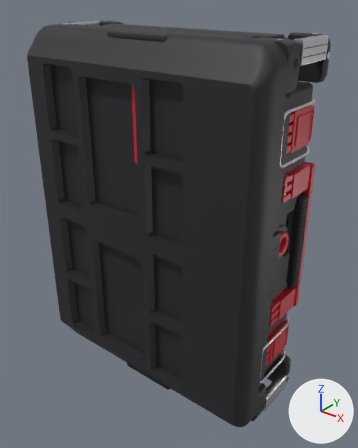
The glTF model kufry_milwaukee_opravy/modely/4932464080.glb: old version first, new version second.
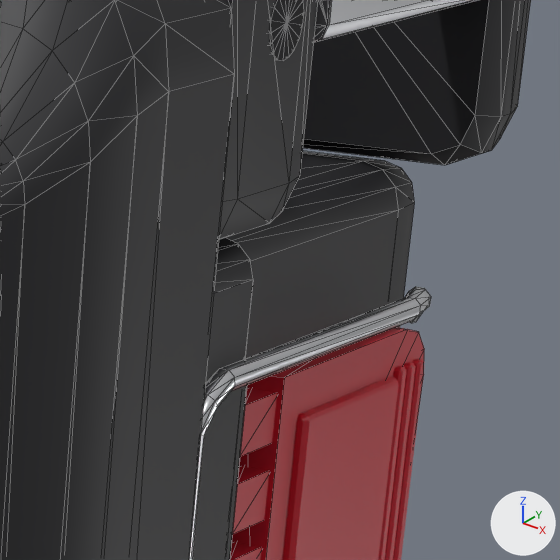
The first picture shows the older version from a 50 mm camera at (461.0, -543.0, 336.0) aimed at (19.0, 11.0, -7.0). The close-ups show the older and then the newer version on the part from 72% to 93% of the width and 13% to 30% of the height of that picture. Only the edits that show in the close-ups are written down. The lights are fixed; the arrows at lower right show +X, +Y and +Z. The close-ups show mesh edges as thin lines. Where no turn or scale is listed for an object, it has been applied to the vertices. Vertices at exactly the same position are counted once.

Names of what the first close-up shows: 'krytka_dolni_pP', 'krytka_horni_pP', 'trmen_drat_P', 'tyc_hlinik_pP', 'vana', 'vicko_lem', 'vicko_plast', 'zapadka_panel_P', 'zapadka_telo_P', 'zapadka_zebro.004', 'zapadka_zub.006', 'zapadka_zub.007' and 5 more.
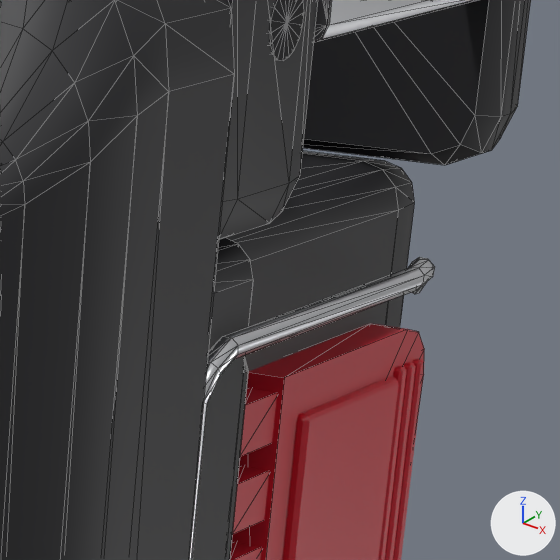
Boxes [x1, y1, x2, y2] around the edits, measured in the close-ups (560 x 560 px):
'trmen_drat_P', reshaped: before [189, 287, 431, 560]; after [189, 257, 435, 560]

Diff of the bpy script that builds the scene:
```diff
--- a/kufry_milwaukee_opravy/modely/4932464080.glb.py
+++ b/kufry_milwaukee_opravy/modely/4932464080.glb.py
@@ me_trmen_drat_p @@
 # used by ob_trmen_drat_p; location = (198.5, 58.5, 170.0)
-me_trmen_drat_p.from_pydata(...)  # 114 vertices, 224 faces; spans x -3.7..6.7, y -89.4..2.0, z -35.0..34.9
+me_trmen_drat_p.from_pydata(...)  # 114 vertices, 224 faces; spans x -3.7..6.7, y -89.4..2.0, z -40.0..39.9
+# me_trmen_drat_p part 1: all 57 vertices in x -3.6..6.6, y -89.4..1.9, z 25.4..34.9 are moved by (0.0, 0.0, 5.0)
+# other edits to the shape of me_trmen_drat_p do not show in these pictures
 me_trmen_drat_p.materials.append(mat_ocel)
```
